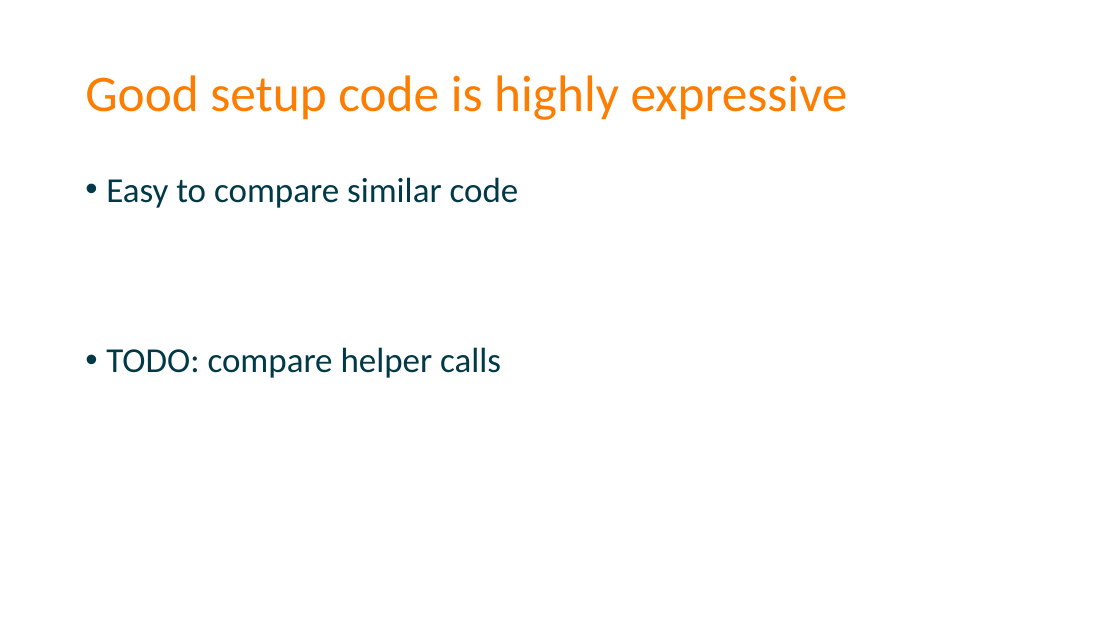
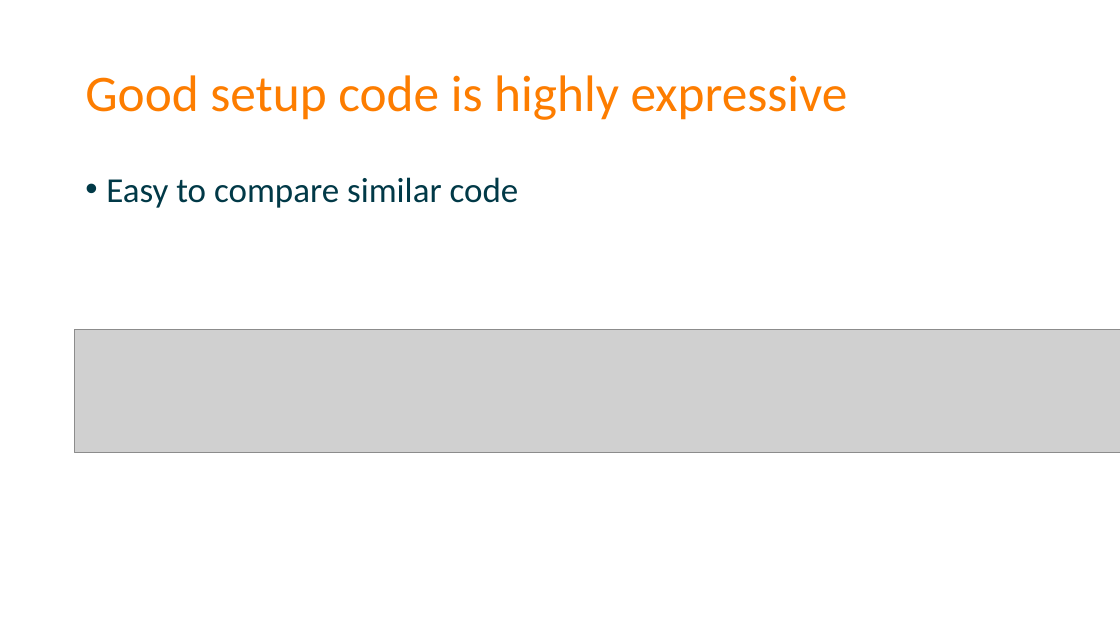
Before and after one commit to spetryjohnson/Talk-Patterns_of_Effective_Test_Setup, a slide deck: slide 33 of POETS - Code Palousa 2015.pptx. Drawn at 1120x630 pixels with LibreOffice and Linux fonts; fonts in the diff are those of the drawing; grey boxes stand for pictures. Boxes give left, top, right and bottom in pixels: in the first picture for what was removed or moved away, otherwise in the second. Text is boxed around its words. In the diff, an @@ line names an element or a change of style, - is before the commit and + after.

Commit message:
Added final screenshots
Added final screenshots; think we're ready!

```diff
--- a/POETS - Code Palousa 2015.pptx
+++ b/POETS - Code Palousa 2015.pptx
@@ picture added at [75,329,1120,453] @@
@@ text at [106,347,501,378]: paragraph removed @@
-• TODO: compare helper calls
```
Also in this commit, not shown: 6 other slides changed.
